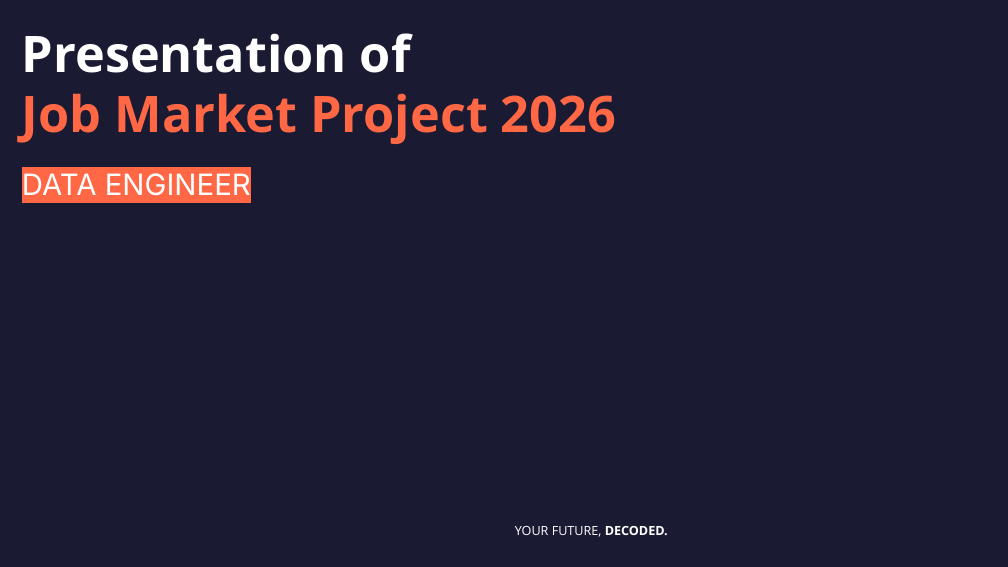
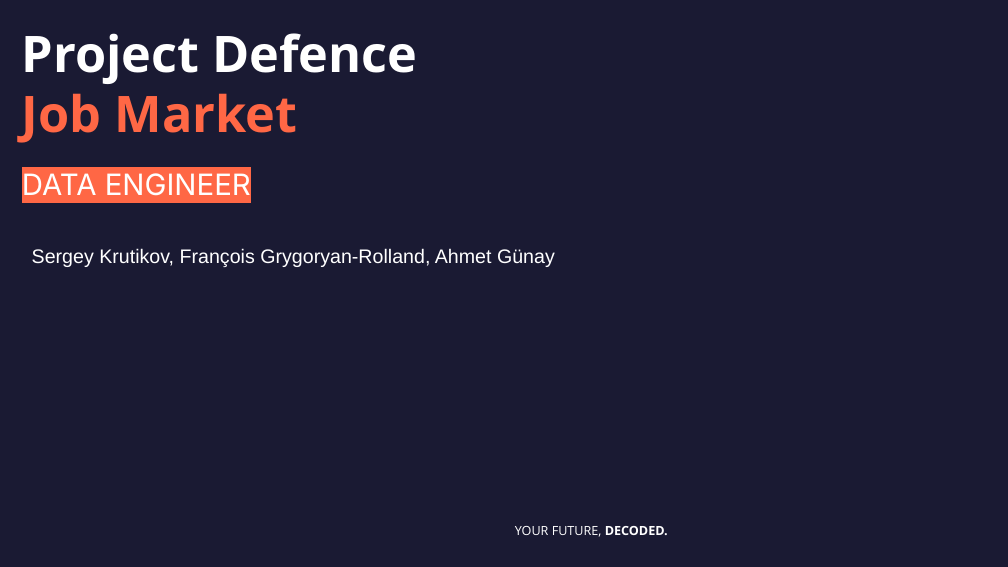
Before and after one commit to DataScientest-Studio/jun26bde-job-market, a slide deck: slide 1 of docs/defence/Defence.pptx. Drawn at 1008x567 pixels with LibreOffice and Linux fonts; fonts in the diff are those of the drawing; background and template pictures are left out. Boxes give left, top, right and bottom in pixels: in the first picture for what was removed or moved away, otherwise in the second. Text is boxed around its words. In the diff, an @@ line names an element or a change of style, - is before the commit and + after.

```diff
--- a/docs/defence/Defence.pptx
+++ b/docs/defence/Defence.pptx
@@ title at (22, 33, 417, 143): text changed; text colour #FF6745 to #FFFFFF @@
-Presentation of
-Job Market Project 2026
+Project Defence
+Job Market
@@ text added at (32, 248, 555, 267), 14 pt, text #FFFFFF @@
+Sergey Krutikov, François Grygoryan-Rolland, Ahmet Günay
```
Also in this commit, not shown: 4 other slides changed, 9 slides added, 2 slides removed, 33 other files.
